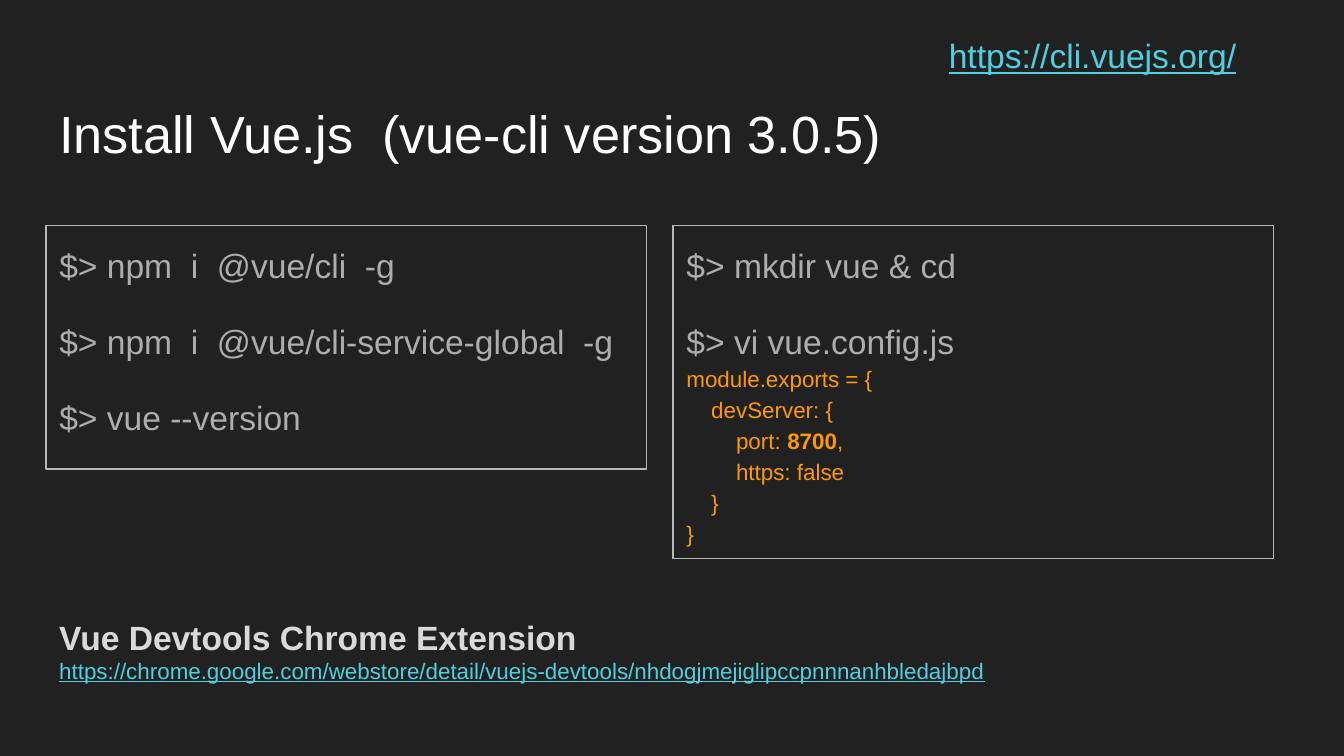
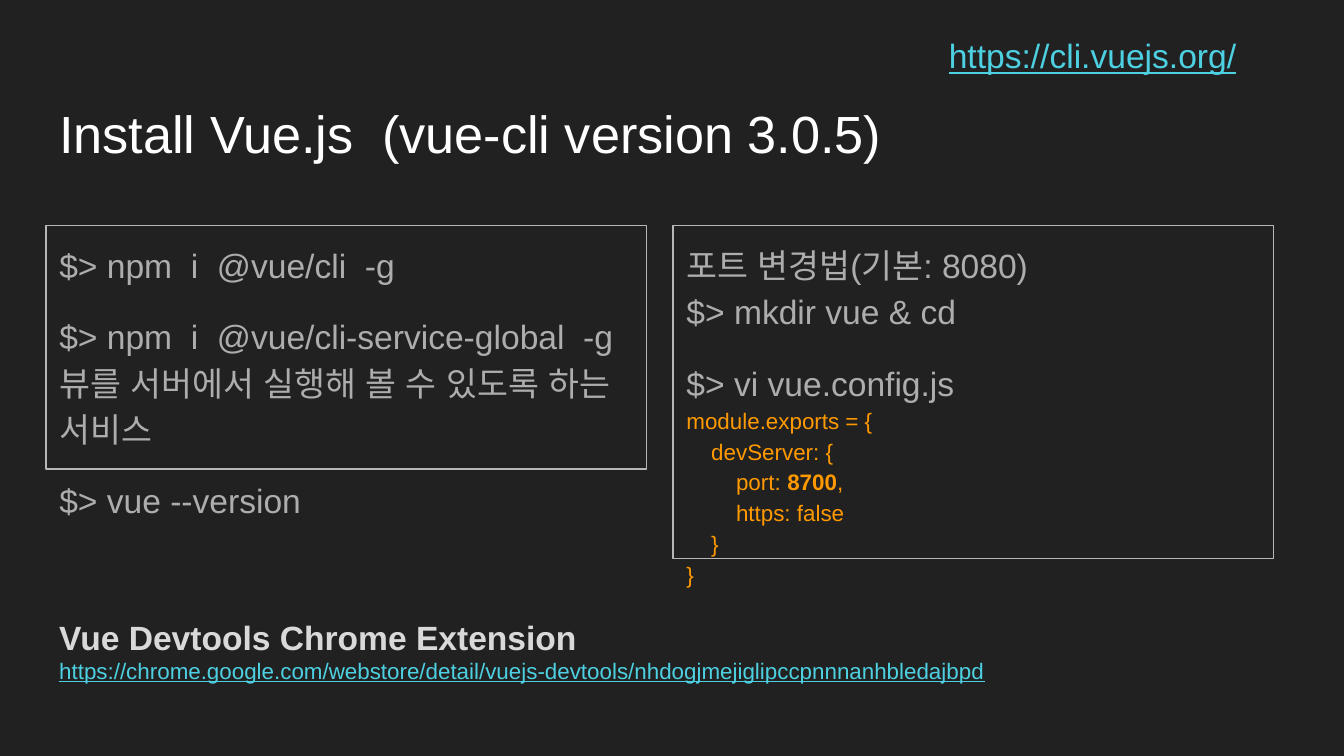
Before and after one commit to pathas1126/NodeVue, a slide deck: slide 32 of Node & Vue 시작하기.pptx. Drawn at 1344x756 pixels with LibreOffice and Linux fonts; fonts in the diff are those of the drawing; background and template pictures are left out. Boxes give left, top, right and bottom in pixels: in the first picture for what was removed or moved away, otherwise in the second. Text is boxed around its words. In the diff, an @@ line names an element or a change of style, - is before the commit and + after.

```diff
--- a/Node & Vue 시작하기.pptx
+++ b/Node & Vue 시작하기.pptx
@@ text "$> npm i @vue/cli -g" at bbox=[46, 226, 646, 469]: less space between paragraphs @@
@@ text at bbox=[686, 250, 1028, 325]: text changed @@
-$> mkdir vue & cd
+포트 변경법(기본: 8080)
+$> mkdir vue & cd
@@ text at bbox=[59, 324, 613, 445]: text changed @@
-$> npm i @vue/cli-service-global -g
+$> npm i @vue/cli-service-global -g
+뷰를 서버에서 실행해 볼 수 있도록 하는 서비스
@@ text at bbox=[686, 371, 955, 526]: less space between paragraphs @@
```
Also in this commit, not shown: 8 other slides changed, 17 other files.
